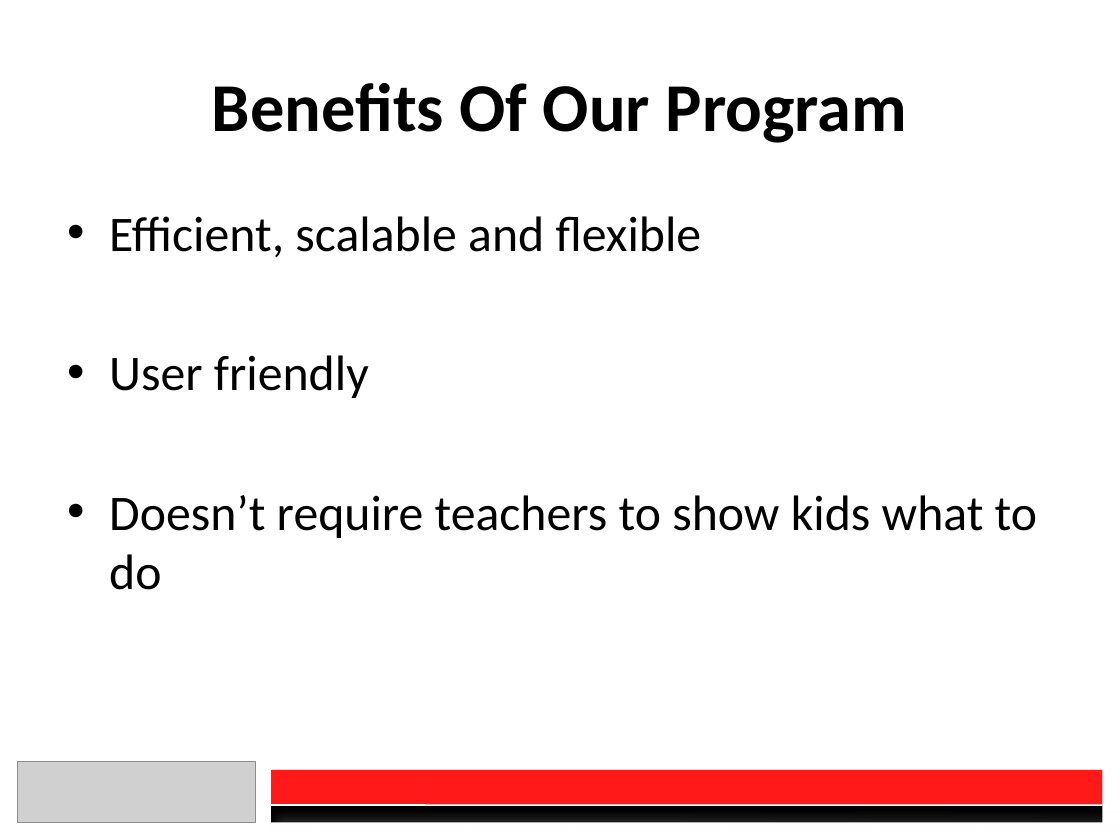
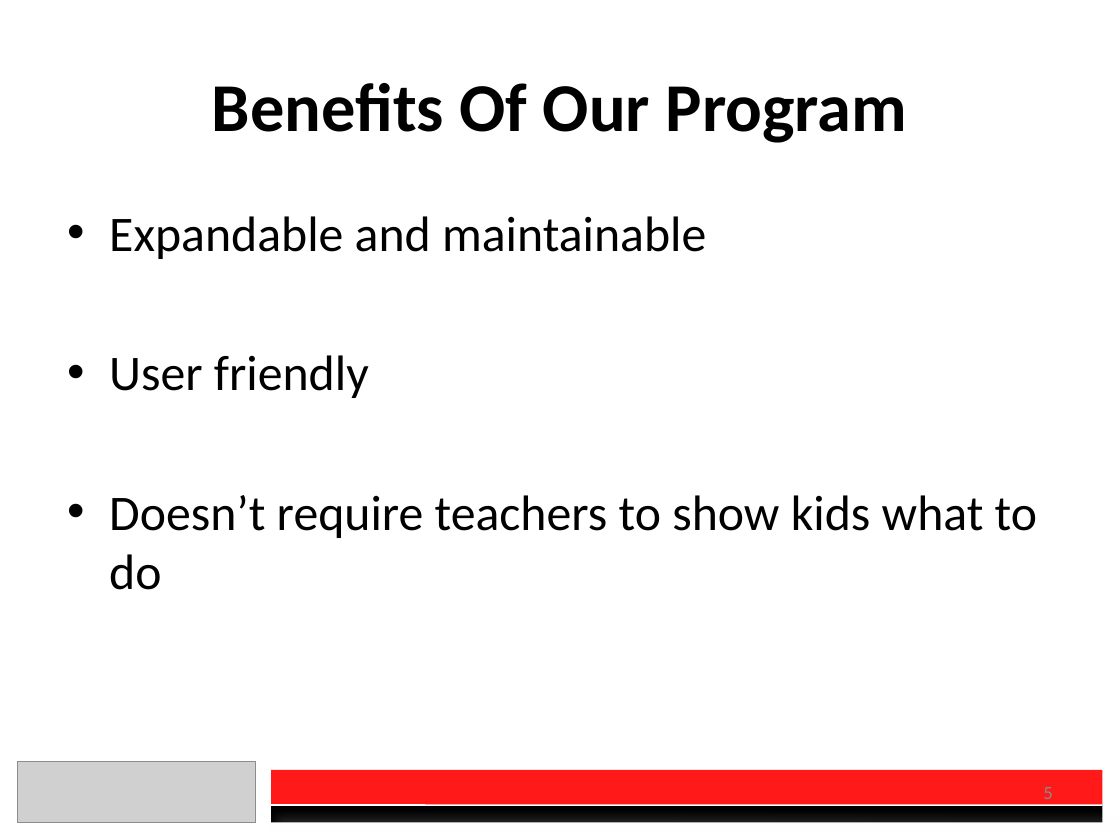
Before and after one commit to charberg/OEC2016, a slide deck: slide 5 of Presentation.pptx. Drawn at 1120x840 pixels with LibreOffice and Linux fonts; fonts in the diff are those of the drawing; grey boxes stand for pictures. Boxes give left, top, right and bottom in pixels: in the first picture for what was removed or moved away, otherwise in the second. Text is boxed around its words. In the diff, an @@ line names an element or a change of style, - is before the commit and + after.

```diff
--- a/Presentation.pptx
+++ b/Presentation.pptx
@@ text at <box>109,216,706,259</box>: text changed @@
-• Efficient, scalable and flexible
+• Expandable and maintainable
@@ page number added at <box>1043,787,1052,805</box>, 12 pt, text #8C8C8C @@
+5
```
Also in this commit, not shown: 8 other slides changed, 2 other files.
